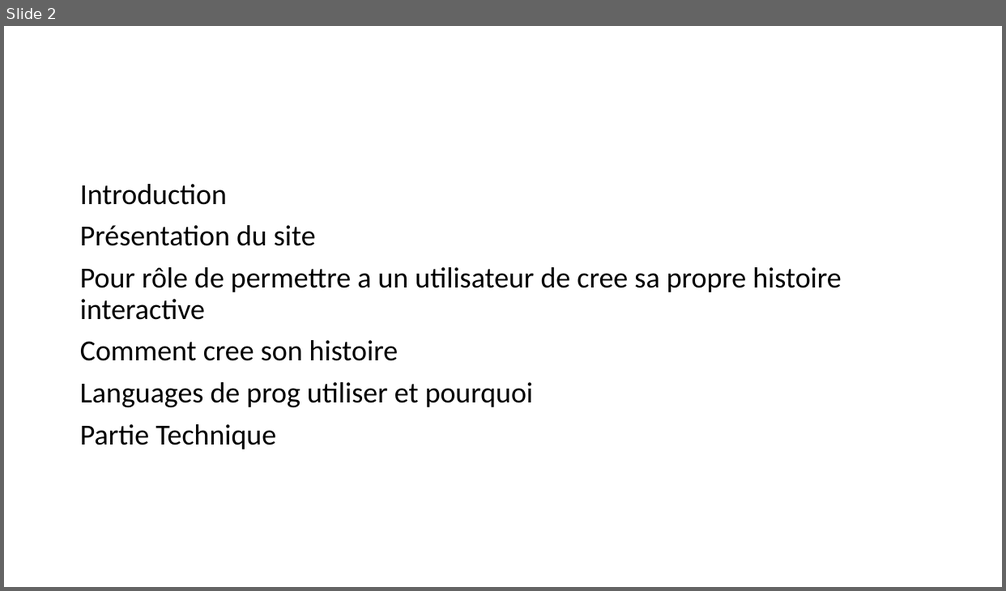
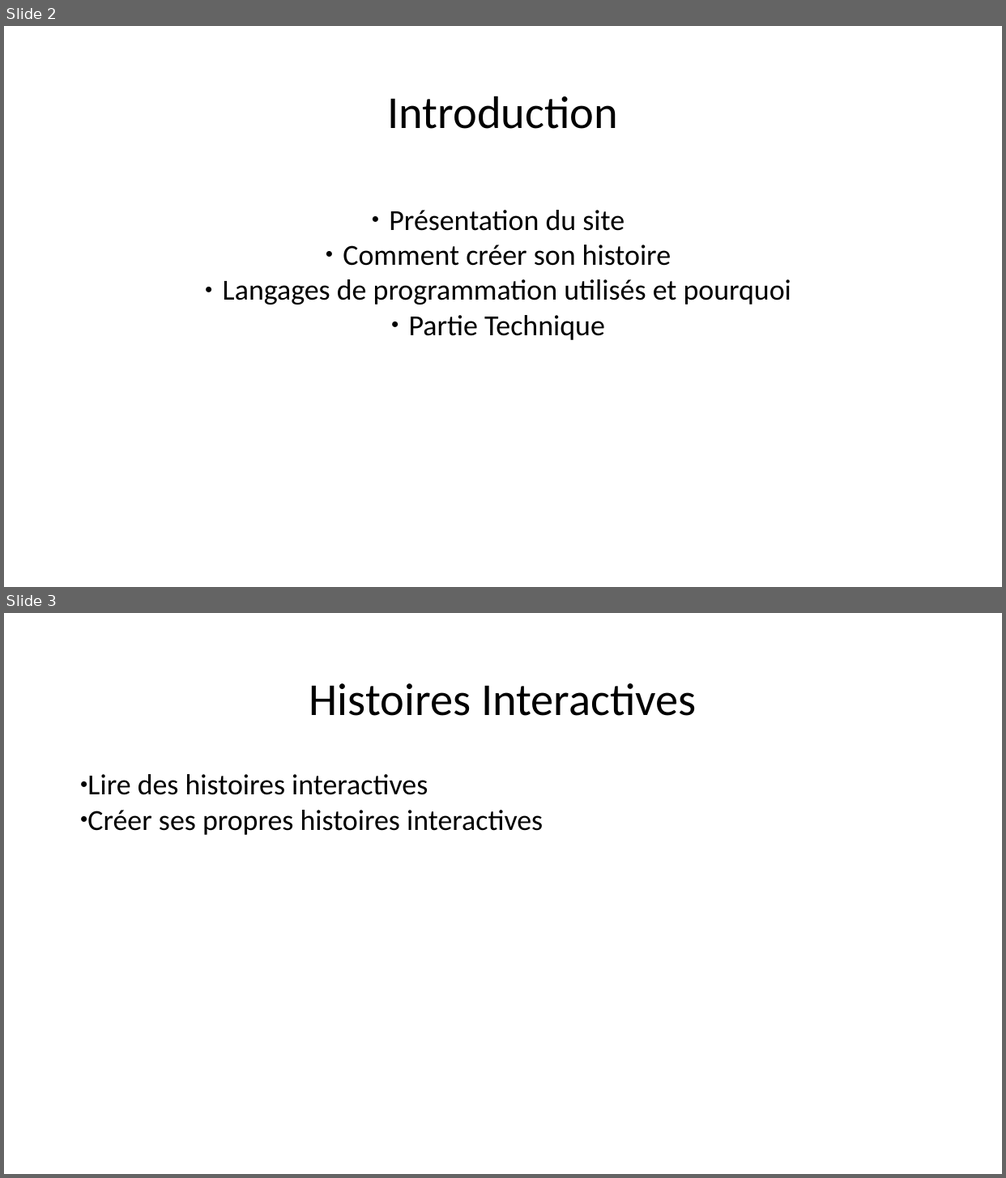
Before and after one commit to quentin244/histoires-interactives, a slide deck: Présentation.pptx. Shown one above the other, each under a label of ours: slide 2 before the commit, slides 2 and 3 after it. The pictures are 1006x591 and 1006x1178 pixels, drawn with LibreOffice and Linux fonts; fonts in the diff are those of the drawing. Boxes give left, top, right and bottom in pixels: in the first picture for what was removed or moved away, otherwise in the second. Text is boxed around its words. In the diff, an @@ line names an element or a change of style, - is before the commit and + after.

```diff
--- a/Présentation.pptx
+++ b/Présentation.pptx
@@ slide 3 added at <box>4,613,1002,1174</box>, background #FFFFFF @@
@@ text added at <box>309,683,697,716</box>, 44 pt, text #000000 @@
+Histoires Interactives
@@ text added at <box>87,774,543,835</box>, 28 pt, text #000000 @@
+● Lire des histoires interactives
+● Créer ses propres histoires interactives
@@ slide 2 changed as well @@
@@ text added at <box>387,96,618,129</box>, 44 pt, text #000000 @@
+Introduction
@@ text at <box>80,184,227,205</box>: paragraph removed @@
-Introduction
@@ text at <box>389,210,624,340</box>: alignment left to centre; bullet none to ●; line spacing 0.9 to 1; less space between paragraphs @@
@@ text at <box>223,245,791,305</box>: text changed @@
-Pour rôle de permettre a un utilisateur de cree sa propre histoire interactive
-Comment cree son histoire
-Languages de prog utiliser et pourquoi
+● Comment créer son histoire
+● Langages de programmation utilisés et pourquoi
```
Also in this commit, not shown: 4 other slides added, 2 slides removed, 7 other files.
